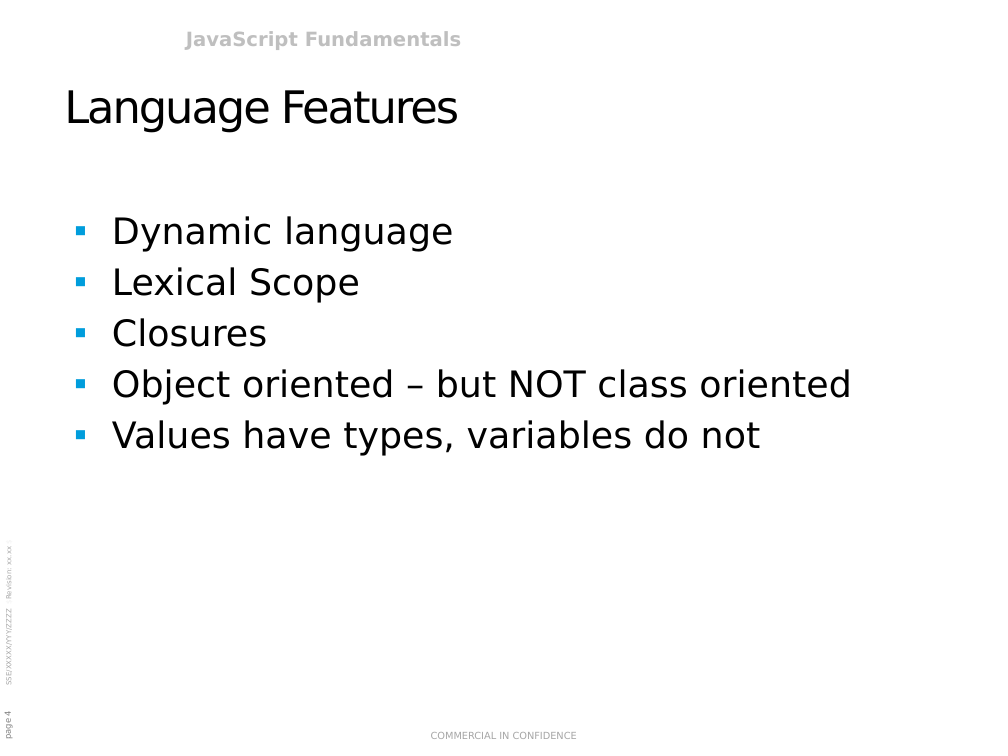
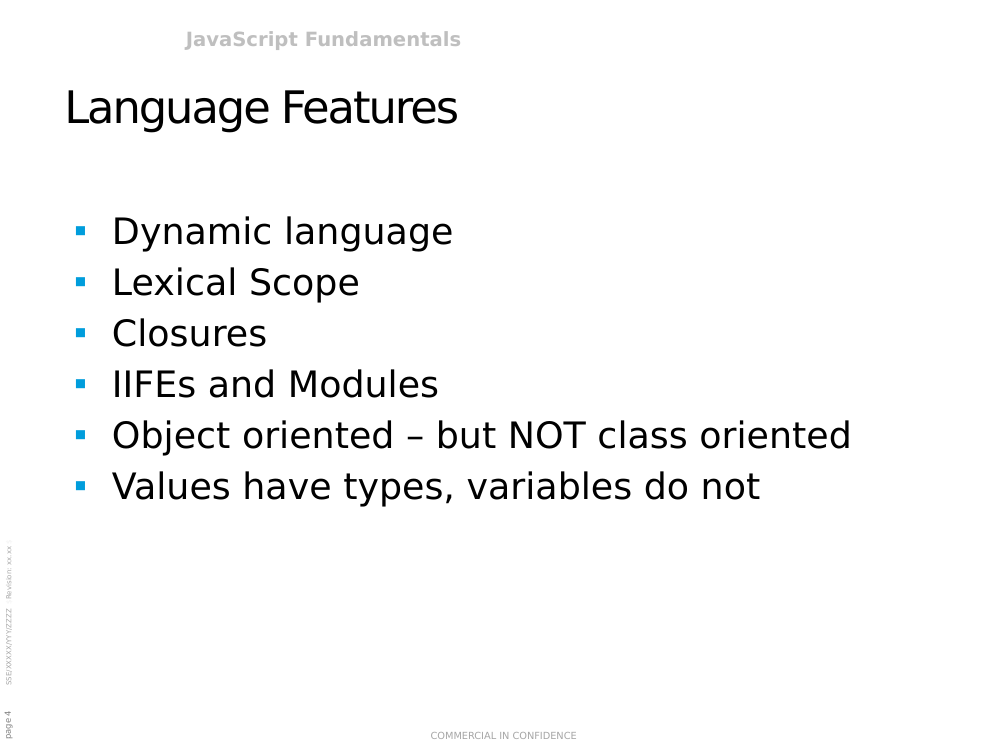
Before and after one commit to rasmusvhansen/javascript-course, a slide deck: slide 4 of JavaScript Fundamentals.pptx. Drawn at 1008x756 pixels with LibreOffice and Linux fonts; fonts in the diff are those of the drawing; background and template pictures are left out. Boxes give left, top, right and bottom in pixels: in the first picture for what was removed or moved away, otherwise in the second. Text is boxed around its words. In the diff, an @@ line names an element or a change of style, - is before the commit and + after.

```diff
--- a/JavaScript Fundamentals.pptx
+++ b/JavaScript Fundamentals.pptx
@@ text at <box>112,369,439,398</box>: paragraph added @@
+▪ IIFEs and Modules
```
Also in this commit, not shown: 1 other slide changed, 1 slide added.
